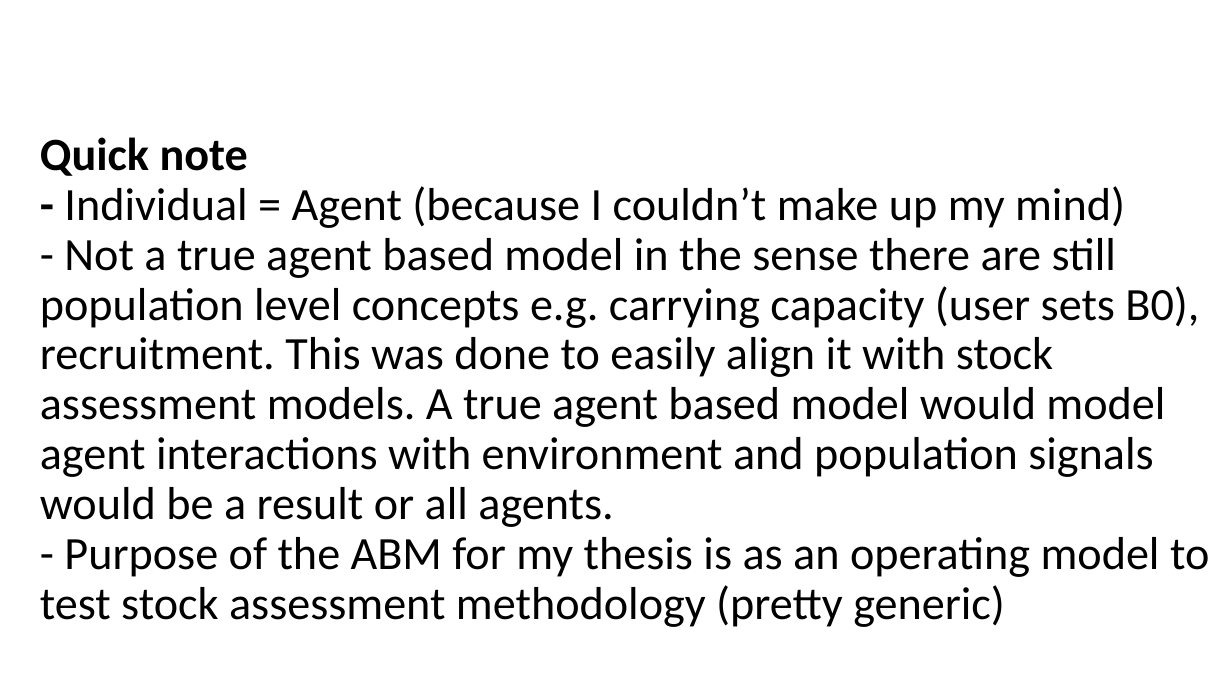
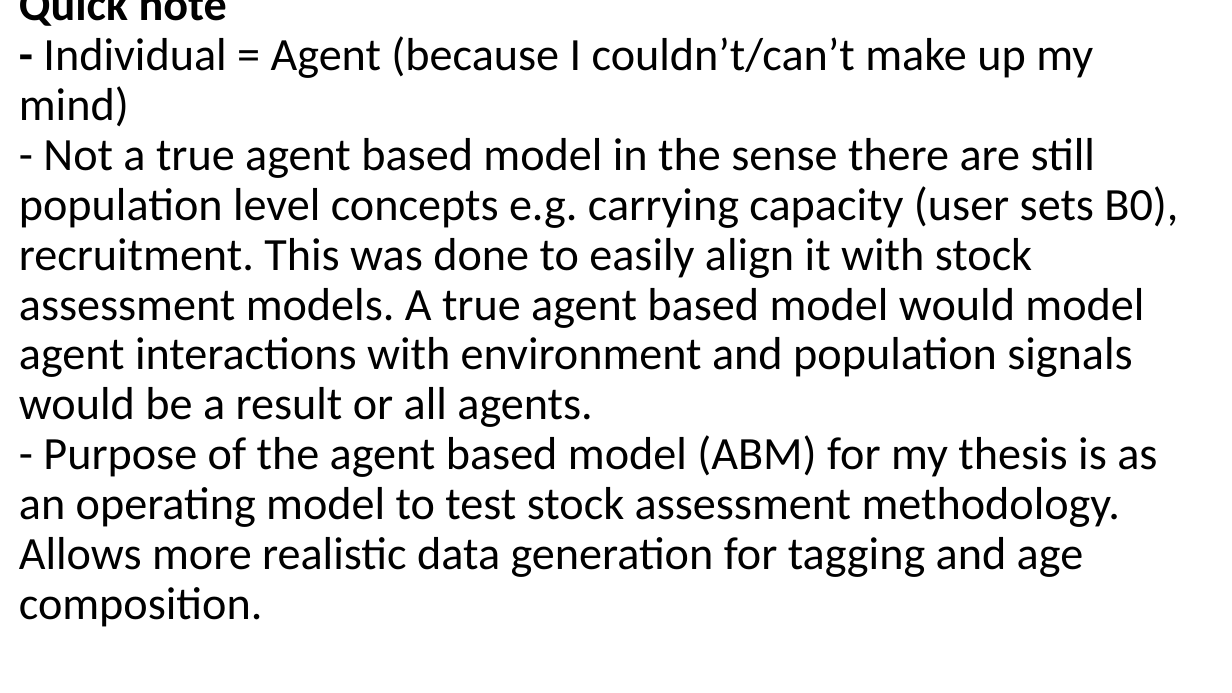
Before and after one commit to Craig44/CABM, a slide deck: slide 1 of Documentation/Presentations/SILC.pptx. Drawn at 1232x693 pixels with LibreOffice and Linux fonts; fonts in the diff are those of the drawing. Boxes give left, top, right and bottom in pixels: in the first picture for what was removed or moved away, otherwise in the second. Text is boxed around its words. In the diff, an @@ line names an element or a change of style, - is before the commit and + after.

Commit message:
UPD: presentation

```diff
--- a/Documentation/Presentations/SILC.pptx
+++ b/Documentation/Presentations/SILC.pptx
@@ title at (19, 0, 1178, 627): text changed @@
-Quick note
-- Individual = Agent (because I couldn’t make up my mind)
-- Not a true agent based model in the sense there are still population level concepts e.g. carrying capacity (user sets B0), recruitment. This was done to easily align it with stock assessment models. A true agent based model would model agent interactions with environment and population signals would be a result or all agents.
-- Purpose of the ABM for my thesis is as an operating model to test stock assessment methodology (pretty generic)
+Quick note
+- Individual = Agent (because I couldn’t/can’t make up my mind)
+- Not a true agent based model in the sense there are still population level concepts e.g. carrying capacity (user sets B0), recruitment. This was done to easily align it with stock assessment models. A true agent based model would model agent interactions with environment and population signals would be a result or all agents.
+- Purpose of the agent based model (ABM) for my thesis is as an operating model to test stock assessment methodology. Allows more realistic data generation for tagging and age composition.
```
Also in this commit, not shown: 3 other slides changed, 1 slide removed.
